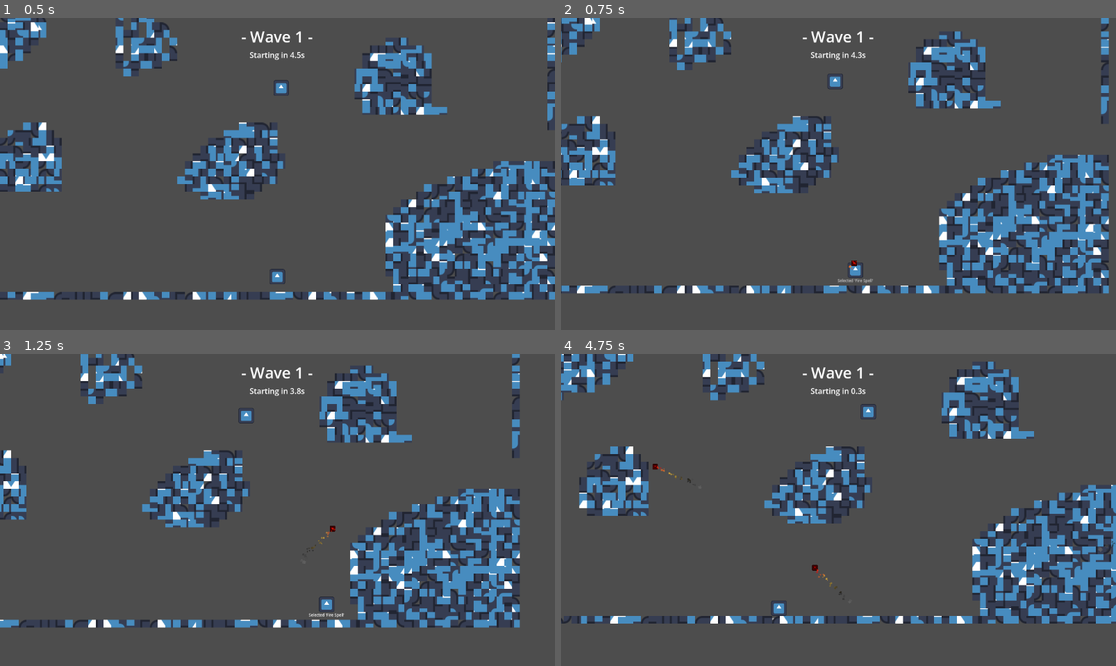
Above: before the commit, frames 1-4 (two rows, left to right).
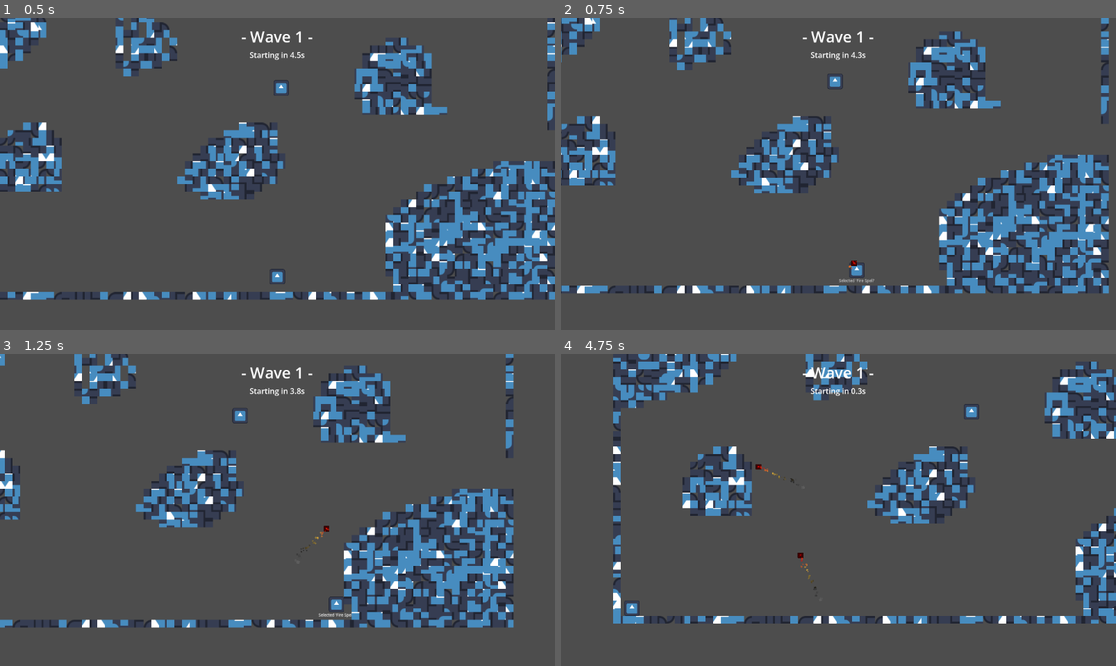
Above: after the commit, the same moments.

Repository: NIK-Pro-coder/coop-roguelike-reborn
Game: Godot game, scene res://main.tscn
Same seed, same stepped clock (60 frames per second), same inputs: the game is played once before the commit and once after it. The engine's default icon, where the game draws it, is replaced by a stand-in: a white triangle on a blue panel in a dark square.
Inputs (mouse positions are in pixels of both pictures, inside the frame that each line leads up to):
- Up to frame 1 (0.5 s): no input
- Up to frame 2 (0.75 s): tap Enter at 0.5 s; move the mouse to (960, 158) at 0.52 s; hold D (right) from 0.53 s (still down); hold Tab (cycle_spell) from 0.53 s (still down); click (960, 158) at 0.67 s
- Up to frame 3 (1.25 s): keep holding D (right); keep holding Tab (cycle_spell)
- Up to frame 4 (4.75 s): move the mouse to (727, 525) at 1.27 s; release D (right) at 1.28 s; release Tab (cycle_spell) at 1.28 s; hold S (down) 1.28-2.03 s; right-click (727, 525) at 1.35 s; click (727, 525) at 1.42 s; move the mouse to (894, 441) at 2.02 s; hold D (right) 2.03-2.78 s; hold Tab (cycle_spell) 2.03-2.78 s; click (894, 441) at 2.17 s; move the mouse to (810, 572) at 2.77 s; hold W (up) 2.78-3.53 s; right-click (810, 572) at 2.85 s; click (810, 572) at 2.92 s; move the mouse to (1005, 556) at 3.52 s; hold Tab (cycle_spell) 3.53-4.28 s; hold A (left) from 3.53 s (still down); click (1005, 556) at 3.67 s; move the mouse to (672, 463) at 4.27 s; right-click (672, 463) at 4.35 s; click (672, 463) at 4.42 s

Frame 1 is identical in both runs. In frame 2, less than 0.1% of the frame differs, in the area x 1-98%, y 2-88%; in frame 3, 15%; in frame 4, 22%, in the area x 0-100%, y 0-87%.

Commit message:
Integrated stat tracker into player

Diff:
--- a/Hitbox/hitbox.gd
+++ b/Hitbox/hitbox.gd
@@ -12,6 +12,8 @@
 @export var team: Teams = Teams.Player
 @export var iframe_group: String = ""
 @export var iframe_length: float = .5
+
+var attacker: Node
 
 var shape: CollisionShape2D
 
--- a/Hitbox/projectile.gd
+++ b/Hitbox/projectile.gd
@@ -17,11 +17,14 @@
 @export_range(-1, 5, 1, "or_greater") var piercing: int = -1
 var pierced: int = 0
 
+var attacker: Node
+
 var hitbox: DmgHitbox
 
 func _ready() -> void:
   hitbox = DmgHitbox.new()
   hitbox.damage = damage
+  hitbox.attacker = attacker
   add_child(hitbox)
   hitbox.hit.connect(func(what: Hurtbox) -> void:
     if piercing >= 0:
--- a/Player/player.gd
+++ b/Player/player.gd
@@ -25,7 +25,15 @@
 
 #region Player stats
 
-var speed: float = 250
+var speed: float = 250:
+  get(): return speed * stat_tracker.speed_mult + stat_tracker.speed_flat
+var health: float = 100:
+  get(): return health * stat_tracker.health_mult + stat_tracker.health_flat
+var damage: float = 10:
+  get(): return damage * stat_tracker.damage_mult + stat_tracker.damage_flat
+var defence: float = 0:
+  get(): return defence * stat_tracker.defence_mult + stat_tracker.defence_flat
+
 var roll_duration: float = .25
 var roll_cooldown: float = .15
 
@@ -152,6 +160,7 @@
 
     s.cast(self, dir)
     spell_cd[s] = s.cooldown
+    stat_tracker.add_mult_spd_change(25, 5.0)
 
 func _physics_process(delta: float) -> void:
   handle_move(delta)
@@ -159,3 +168,5 @@
   handle_spells(delta)
 
   move_and_slide()
+
+  print(speed)
--- a/Spells/FireSpell/fire_spell.gd
+++ b/Spells/FireSpell/fire_spell.gd
@@ -6,6 +6,8 @@
   var proj: Projectile = fireball.instantiate()
   proj.dir = target_dir
   proj.global_position = player.global_position
+  proj.damage = player.damage
+  proj.attacker = player
 
   player.get_tree().get_root().add_child.call_deferred(proj)
 
--- a/Spells/FireSpell/fireball.gd
+++ b/Spells/FireSpell/fireball.gd
@@ -7,7 +7,11 @@
 func expire() -> void:
   super.expire()
 
-  var exp_part: Hitbox = explosion_scene.instantiate()
+  var exp_part: DmgHitbox = explosion_scene.instantiate()
   exp_part.global_position = global_position
+  exp_part.attacker = attacker
+
+  if attacker is Player:
+    exp_part.damage = attacker.damage * 2.5
 
   get_tree().get_root().add_child.call_deferred(exp_part)
--- a/StatTracker/stat_tracker.gd
+++ b/StatTracker/stat_tracker.gd
@@ -41,7 +41,7 @@
   return flat
 
 func get_mult_changes_to_stat(stat: Stats) -> float:
-  var mult: float = 0.0
+  var mult: float = 1.0
 
   for i: StatChange in get_changes_to_stat(stat):
     mult += i.mult_change
@@ -101,6 +101,3 @@
 func add_spd_change(flat: float, mult: float, duration: float = -1) -> String: return add_stat_change(Stats.Speed, flat, mult, duration)
 func add_flat_spd_change(change: float, duration: float = -1) -> String: return add_spd_change(change, 0.0, duration)
 func add_mult_spd_change(change: float, duration: float = -1) -> String: return add_spd_change(0.0, change, duration)
-
-func _process(delta: float) -> void:
-  print(health_mult)
